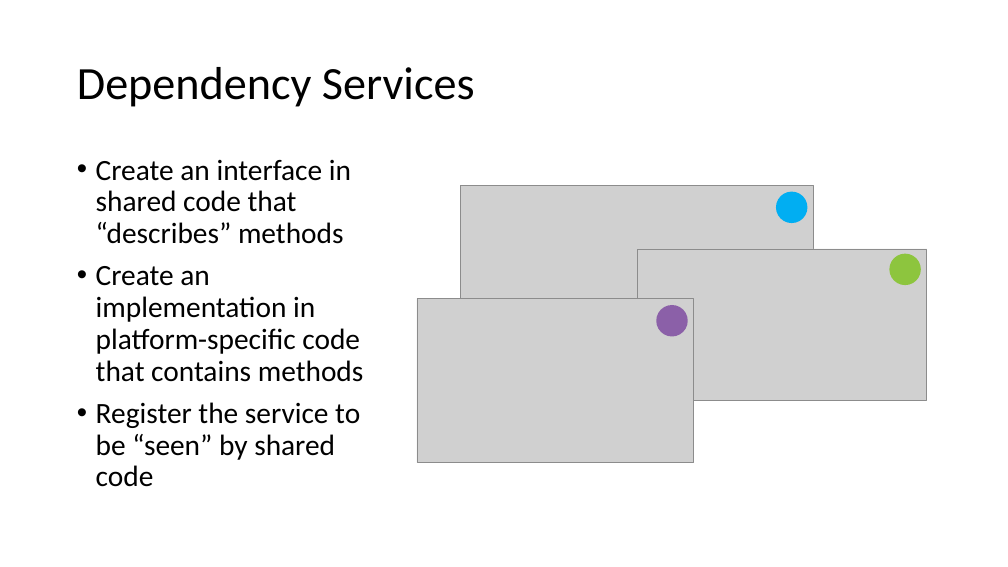
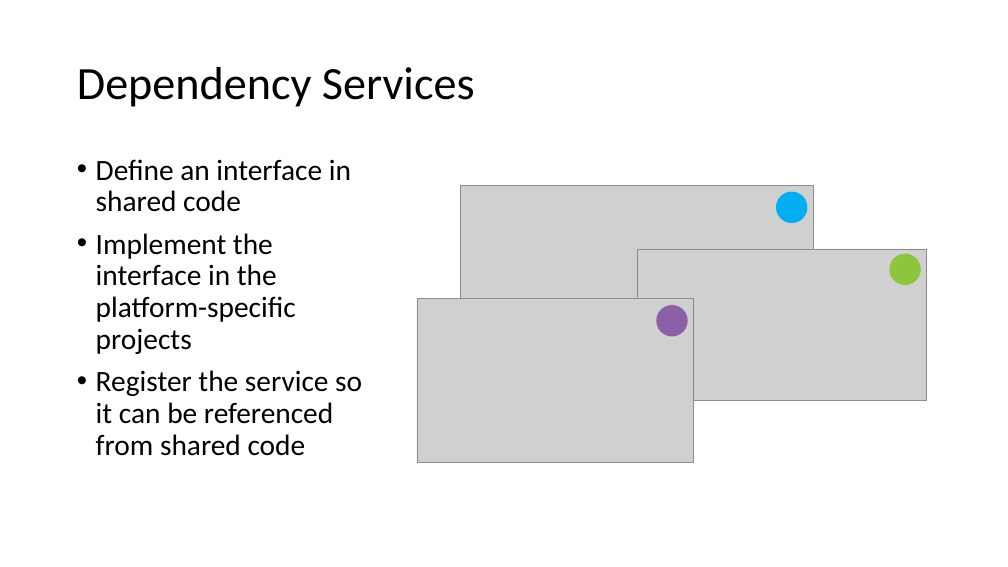
Before and after one commit to MissionMarsFourthHorizon/operation-remote-resupply, a slide deck: slide 8 of Module 2/Operation Remote Resupply, Part 2.pptx. Drawn at 1008x567 pixels with LibreOffice and Linux fonts; fonts in the diff are those of the drawing; grey boxes stand for pictures. Boxes give left, top, right and bottom in pixels: in the first picture for what was removed or moved away, otherwise in the second. Text is boxed around its words. In the diff, an @@ line names an element or a change of style, - is before the commit and + after.

```diff
--- a/Module 2/Operation Remote Resupply, Part 2.pptx
+++ b/Module 2/Operation Remote Resupply, Part 2.pptx
@@ text at (96, 159, 362, 456): text changed @@
-• Create an interface in shared code that “describes” methods
-• Create an implementation in platform-specific code that contains methods
-• Register the service to be “seen” by shared code
+• Define an interface in shared code
+• Implement the interface in the platform-specific projects
+• Register the service so it can be referenced from shared code
```
Also in this commit, not shown: 10 other slides changed, 3 other files.
